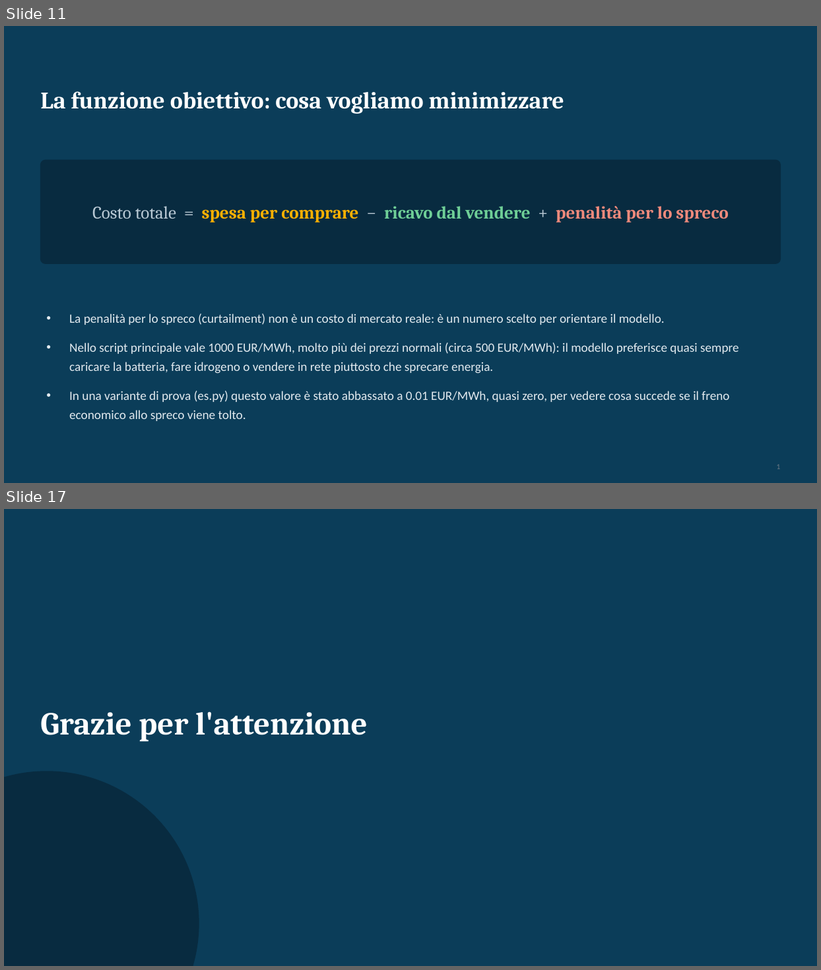
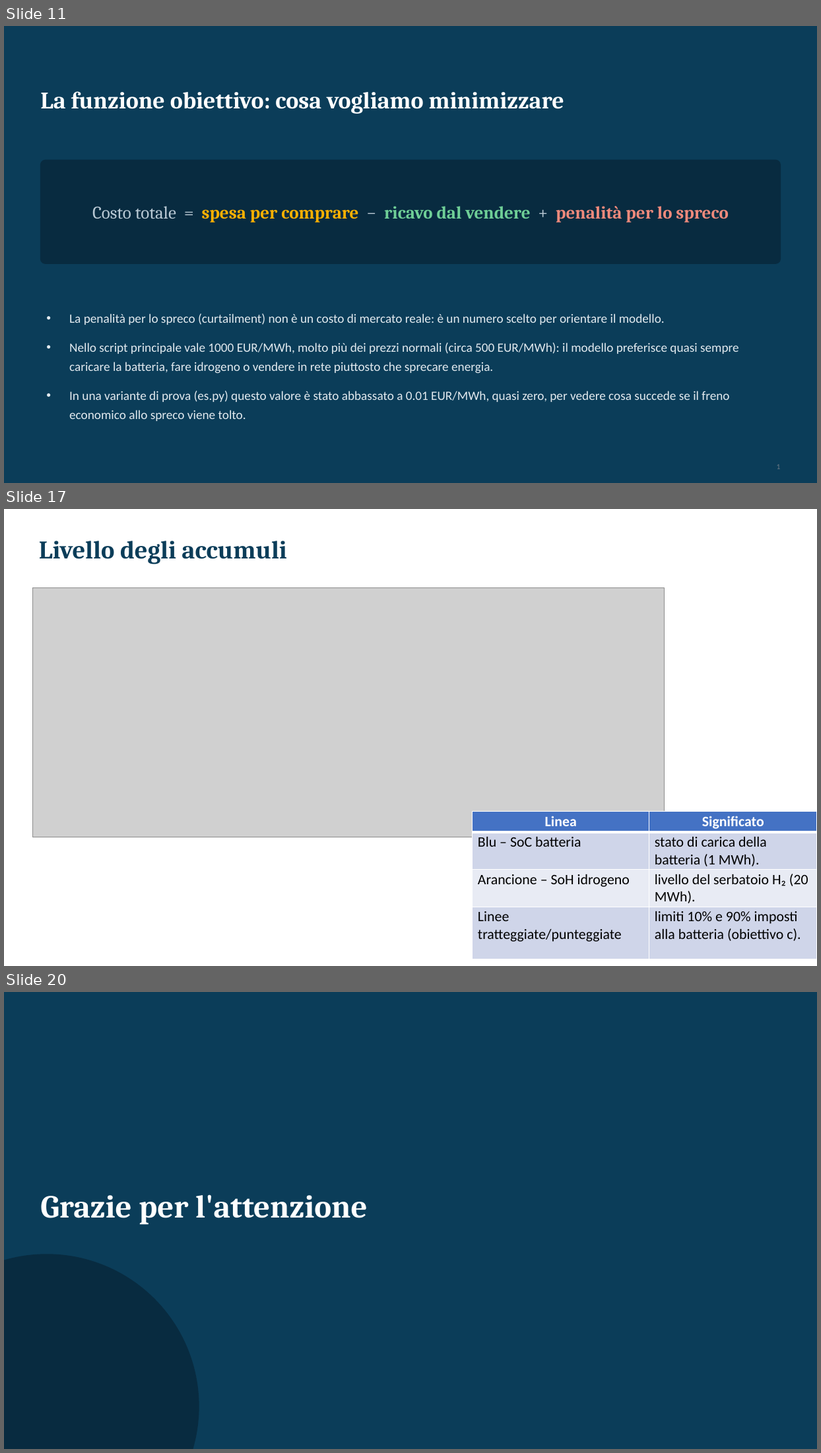
Before and after one commit to Claudyia/power-grid-optimization, a slide deck: esame/Project16_Presentazione.pptx. Shown one above the other, each under a label of ours: slides 11 and 17 before the commit, slides 11, 17 and 20 after it; the slides between them are not shown. The pictures are 821x970 and 821x1453 pixels, drawn with LibreOffice and Linux fonts; fonts in the diff are those of the drawing; grey boxes stand for pictures. Boxes give left, top, right and bottom in pixels: in the first picture for what was removed or moved away, otherwise in the second. Text is boxed around its words. In the diff, an @@ line names an element or a change of style, - is before the commit and + after.

```diff
--- a/esame/Project16_Presentazione.pptx
+++ b/esame/Project16_Presentazione.pptx
@@ slide 17 added at (4,509,817,966), background #FFFFFF @@
@@ text added at (39,541,287,564), 30 pt, text #0B3D59, bold @@
+Livello degli accumuli
@@ picture added at (33,588,665,838) @@
@@ table added at (473,811,817,958), 4 rows, 2 columns @@
+Linea | Significato
+Blu – SoC batteria | stato di carica della batteria (1 MWh).
+Arancione – SoH idrogeno | livello del serbatoio H₂ (20 MWh).
+Linee tratteggiate/punteggiate | limiti 10% e 90% imposti alla batteria (obiettivo c).
@@ what was slide 17 is now slide 20 @@
```
Also in this commit, not shown: 8 slides changed, 2 other slides added, 3 other files.
